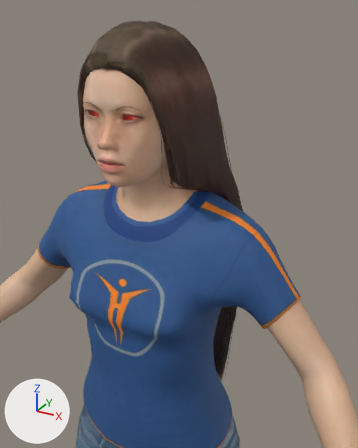
What one commit did to the glTF model public/3d/cast/_lib/casual-female.glb.
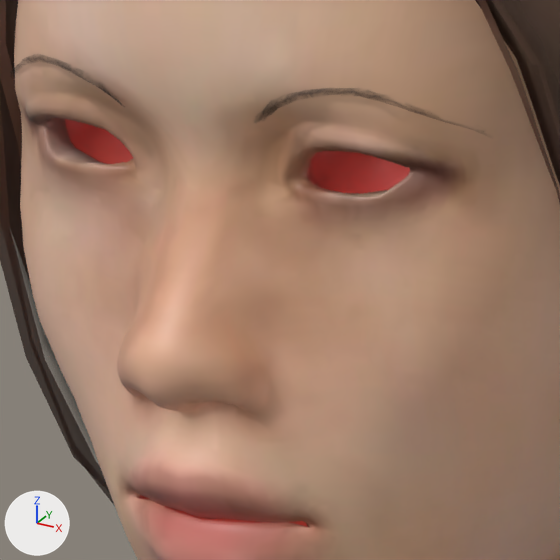
The first picture shows the older version from a camera (50 mm lens) standing at (0.37, -0.613, 1.437) and looking at (0.097, -0.117, 1.189). The close-ups show the older and then the newer version on the part from 23% to 44% of the width and 21% to 38% of the height of that picture. Only the edits that show in the close-ups are written down. Every picture has the same lights, and +X, +Y and +Z are marked at lower left. Where no turn or scale is listed for an object, it has been applied to the vertices.

In view in the first close-up: 'Human.long01', 'base' and 1 more.
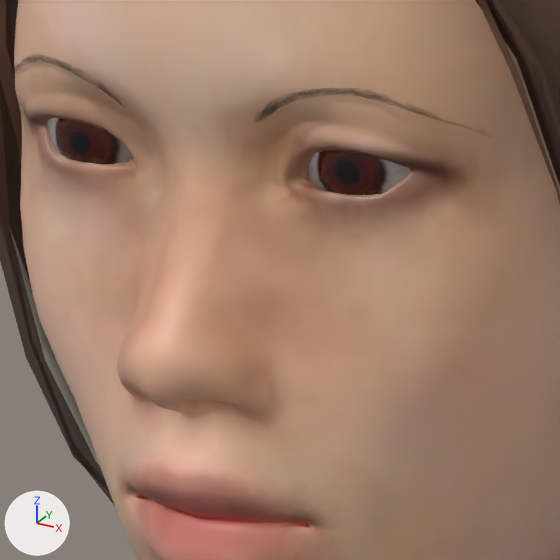
Where the change shows, as pixel boxes (x1, y1, x2, y2) in the close-ups (560 x 560 px):
'Human.low-poly', added
    after: (47, 118, 410, 195)

What changed in the scene script:
```text
Add img_brown_eye:
    img_brown_eye = load_image('brown_eye', '_unpacked/brown_eye', 256, 256, 'sRGB')
Add mat_casual_female_eyes:
    mat_casual_female_eyes = principled_material('casual-female_eyes')
    mat_casual_female_eyes.texture = img_brown_eye
    mat_casual_female_eyes.roughness = 0.12
Add me_low_poly:
    me_low_poly.from_pydata(...)  # 96 vertices, 172 faces; spans x -0.0409..0.0409, y -0.1176..-0.0984, z 1.3017..1.3269
    me_low_poly.materials.append(mat_casual_female_eyes)  # picture img_brown_eye
Add ob_human_low_poly:
    ob_human_low_poly = bpy.data.objects.new('Human.low-poly', me_low_poly)
    ob_human_low_poly.location = (0.0, 0.0, 0.0)
```
